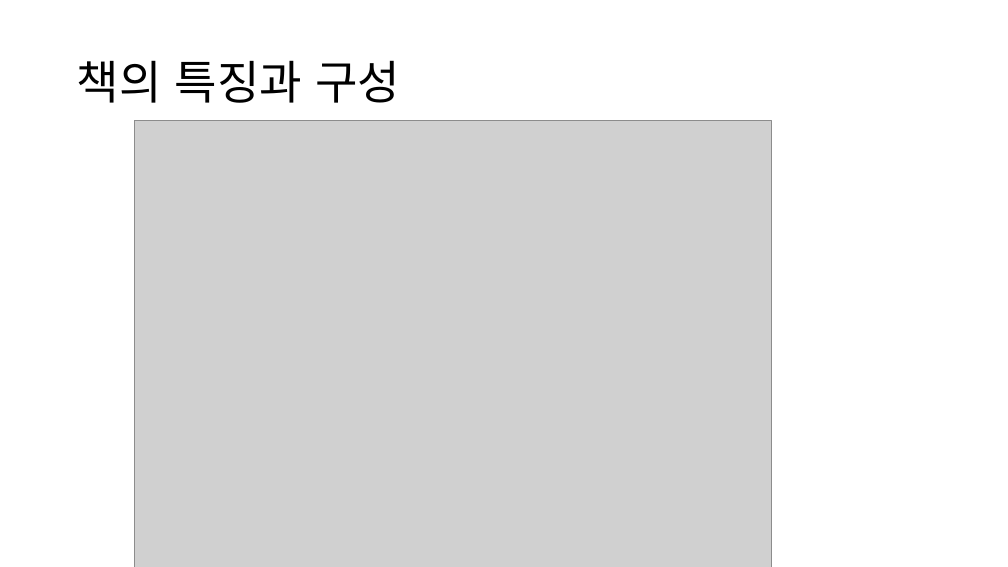
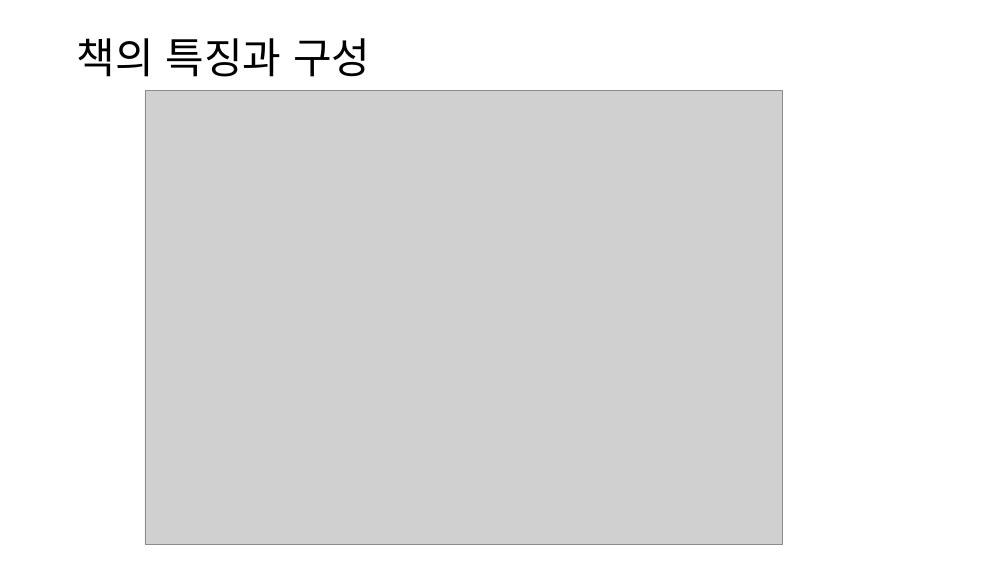
Before and after one commit to dknife/2022MLClass, a slide deck: slide 2 of LectureNotes/00_으뜸 머신러닝_강의자안내서.pptx. Drawn at 1008x567 pixels with LibreOffice and Linux fonts; fonts in the diff are those of the drawing; grey boxes stand for pictures. Boxes give left, top, right and bottom in pixels: in the first picture for what was removed or moved away, otherwise in the second. Text is boxed around its words. In the diff, an @@ line names an element or a change of style, - is before the commit and + after.

```diff
--- a/LectureNotes/00_으뜸 머신러닝_강의자안내서.pptx
+++ b/LectureNotes/00_으뜸 머신러닝_강의자안내서.pptx
@@ title "책의 특징과 구성" at bbox=[77, 38, 370, 77]: size 44 to 40 pt @@
@@ picture: place and size @@
-picture at bbox=[135, 120, 772, 567]
+picture at bbox=[145, 91, 783, 545]
```
Also in this commit, not shown: 7 other slides changed, 1 other file.
